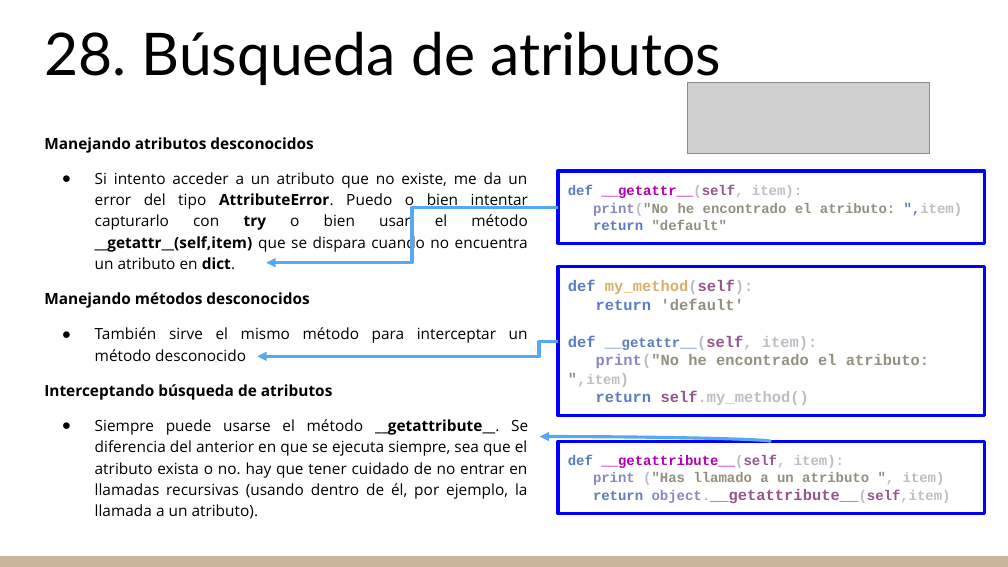
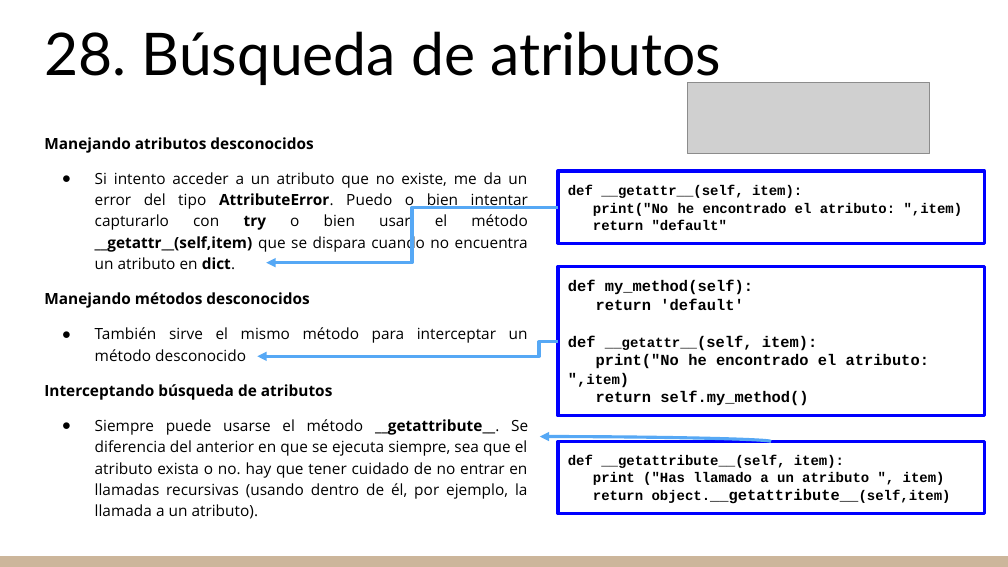
Before and after one commit to agrgal/programasEnPython, a slide deck: slide 65 of repaso2024/CHULETERO _ CHULETAS DE PYTHON_para_imprimir.odp. Drawn at 1008x567 pixels with LibreOffice and Linux fonts; fonts in the diff are those of the drawing; grey boxes stand for pictures. Boxes give left, top, right and bottom in pixels: in the first picture for what was removed or moved away, otherwise in the second. Text is boxed around its words. In the diff, an @@ line names an element or a change of style, - is before the commit and + after.

```diff
--- a/repaso2024/CHULETERO _ CHULETAS DE PYTHON_para_imprimir.odp
+++ b/repaso2024/CHULETERO _ CHULETAS DE PYTHON_para_imprimir.odp
@@ rectangle "def __getattr__(self, item):" at (558, 171, 985, 244): text colour #597CC2 to #000000 in "def", "",item)", "return"; text colour #B200B2 to #000000, text colour #94558D to #000000 in "__getattr__(self,"; text colour #BCBEC4 to #000000 in "__getattr__(self, item):", "print("No ",item)"; text colour #8888C6 to #000000 in "print("No"; text colour #94907F to #000000 in "print("No he encontrado el atributo:", ""default"" @@
@@ rectangle "def my_method(self):" at (558, 266, 985, 415): text colour #597CC2 to #000000 in "def", "return", "def __getattr__(self,", "return"; text colour #D9AF6C to #000000 in "my_method(self):"; text colour #BCBEC4 to #000000 in "my_method(self):", "__getattr__(self, item):", "print("No ",item)", "self.my_method()"; text colour #94558D to #000000 in "my_method(self):", "__getattr__(self,", "self.my_method()"; text colour #94907F to #000000 in "'default'", "print("No he encontrado el atributo: ",item)"; text colour #8888C6 to #000000 in "print("No" @@
@@ rectangle "def __getattribute__(self, item):" at (558, 442, 985, 514): text colour #597CC2 to #000000 in "def", "return"; text colour #B200B2 to #000000 in "__getattribute__(self,"; text colour #BCBEC4 to #000000 in "__getattribute__(self, item):", "("Has ", item)", "object.__getattribute__(self,item)"; text colour #94558D to #000000 in "__getattribute__(self,", "object.__getattribute__(self,item)"; text colour #8888C6 to #000000 in "print", "object.__getattribute__(self,item)"; text colour #94907F to #000000 in "("Has llamado a un atributo "," @@
```
Also in this commit, not shown: 58 other slides changed, 1 other file.
